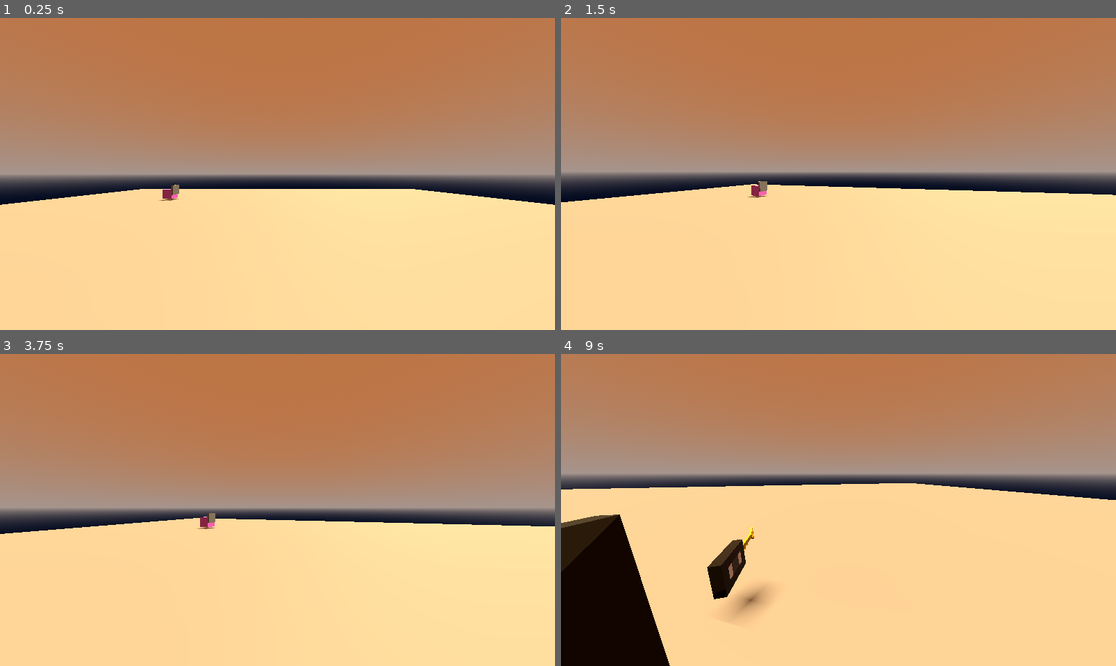
Above: before the commit, frames 1-4 (two rows, left to right).
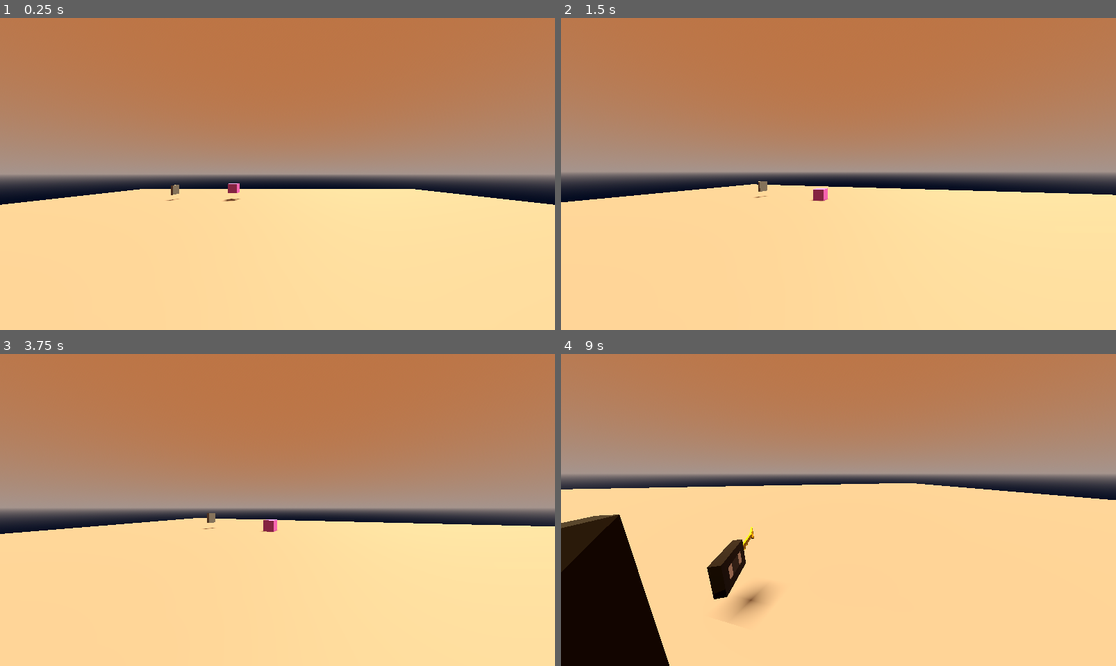
Above: after the commit, the same moments.

Repository: Slippery-Marker/TMTV_SJ2025
Game: Godot game, scene res://Scenes/Levels/test.tscn
The game is run twice, just before and just after one commit, with the same random seed, the same clock (stepped at 60 frames per second) and the same inputs. The project has no main scene, so this scene is started directly.
Inputs (mouse positions are in pixels of both pictures, inside the frame that each line leads up to):
- Up to frame 1 (0.25 s): no input
- Up to frame 2 (1.5 s): move the mouse to (866, 174) at 0.52 s; hold W (mforward) from 0.53 s (still down); tap F (int1) at 0.6 s; tap Space (jump) at 0.77 s; move the mouse to (810, 174) at 1.27 s; tap Tab (act4) at 1.35 s
- Up to frame 3 (3.75 s): tap Space (jump) at 1.52, 2.75, 3.02 s; tap F (int1) at 1.55, 2.1, 2.85 s; tap Enter at 2, 3.5 s; move the mouse to (333, 441) at 2.02 s; release W (mforward) at 2.03 s; hold D (mrightward) 2.03-2.78 s; move the mouse to (249, 572) at 2.77 s; hold W (mforward) 2.78-3.53 s; move the mouse to (444, 556) at 3.52 s; hold A (mleftward) from 3.53 s (still down); hold Tab (act4) from 3.53 s (still down)
- Up to frame 4 (9 s): tap Space (jump) at 3.77, 4.52, 6.02, 6.5, 6.77, 7.52, 8 s; tap F (int1) at 3.8, 4.35, 5.1, 6.05, 6.6, 7.35, 8.3, 8.85 s; move the mouse to (794, 506) at 4.27 s; release A (mleftward) at 4.28 s; release Tab (act4) at 4.28 s; hold W (mforward) 4.28-5.78 s; move the mouse to (844, 510) at 5.02 s; move the mouse to (816, 503) at 5.77 s; hold D (mrightward) 5.78-6.53 s; tap Tab (act4) at 5.85 s; move the mouse to (960, 494) at 6.52 s; hold W (mforward) 6.53-7.28 s; tap Enter at 7.25 s; move the mouse to (727, 525) at 7.27 s; hold D (mrightward) 7.28-8.03 s; move the mouse to (894, 441) at 8.02 s; hold S (mbackward) 8.03-8.78 s; hold Tab (act4) 8.03-8.78 s; move the mouse to (832, 516) at 8.77 s; hold A (mleftward) from 8.78 s (still down)

The runs differ from the first frame. In frame 1, 0.2% of the frame differs, in the area x 28-44%, y 53-59%; in frame 2, 0.2%, in the area x 33-49%, y 53-59%; in frame 3, 0.2%; in frame 4, less than 0.1%.

Commit message:
more setup (behavior/animator)

Diff:
--- a/Scenes/Levels/test.tscn
+++ b/Scenes/Levels/test.tscn
@@ -24,6 +24,8 @@
 [sub_resource type="StandardMaterial3D" id="StandardMaterial3D_cmgem"]
 albedo_color = Color(1, 0.47058824, 1, 1)
 
+[sub_resource type="BoxShape3D" id="BoxShape3D_jk60j"]
+
 [node name="test" type="Node3D"]
 
 [node name="WorldEnvironment" type="WorldEnvironment" parent="."]
@@ -44,14 +46,6 @@
 transform = Transform3D(1, 0, 0, 0, 1, 0, 0, 0, 1, 0, 1.5596073, 4.665453)
 mouse_sensitivity = 0.3
 
-[node name="TestObject" type="CSGBox3D" parent="."]
-transform = Transform3D(1, 0, 0, 0, 0.9999945, 0.0033161195, 0, -0.0033161195, 0.9999945, -11.70214, 0.6882864, -12.841734)
-material_override = SubResource("StandardMaterial3D_cmgem")
-use_collision = true
-collision_mask = 0
-script = ExtResource("1_1m5gc")
-behavior = 4
-
 [node name="CSGBox3D2" type="CSGBox3D" parent="."]
 transform = Transform3D(0.21, 0, 0, 0, 1, 0, 0, 0, 1, -11.185597, 1.1136947, -12.8467865)
 use_collision = true
@@ -68,3 +62,18 @@
 
 [node name="door" parent="." instance=ExtResource("6_jk60j")]
 transform = Transform3D(1, 0, 0, 0, 1, 0, 0, 0, 1, -6.905409, 0, 1.27)
+
+[node name="RigidBody3D" type="RigidBody3D" parent="."]
+transform = Transform3D(0.9999999, 0, 0, 0, 0.9999944, 0.003316119, 0, -0.003316119, 0.9999944, -4.776402, 1.5664766, -12.841734)
+
+[node name="TestObject" type="CSGBox3D" parent="RigidBody3D"]
+transform = Transform3D(1, 0, 0, 0, 1.0000001, 2.3283064e-10, 0, -2.3283064e-10, 1.0000001, 4.7683716e-07, 0, 0)
+material_override = SubResource("StandardMaterial3D_cmgem")
+use_collision = true
+collision_mask = 0
+script = ExtResource("1_1m5gc")
+behavior = 4
+
+[node name="CollisionShape3D" type="CollisionShape3D" parent="RigidBody3D"]
+transform = Transform3D(1, 0, 0, 0, 1, 2.3283064e-10, 0, -2.3283064e-10, 1, 0, 0, 0)
+shape = SubResource("BoxShape3D_jk60j")
--- a/programs/object_brain.gd
+++ b/programs/object_brain.gd
@@ -1,7 +1,7 @@
 class_name object_brain
 extends Node3D
 enum behaviour{tape=0,tv=1,key=2,lock=3,none=4,unlocked_door=5}
-enum animation{door=0,item=1,toggle=2,none=3}
+enum animation{door=0,item=1,toggle=2,rest=3,none=4}
 @export var behavior:behaviour=behaviour.tape
 @export var _animator:animation=animation.none
 @export var _if_it_has_a_lock: Node3D
@@ -47,6 +47,9 @@
 			var current_position = global_transform.origin
 			current_position.y = _initial_y
 			global_transform.origin = current_position
+			_animator=4
+		4:
+			pass
 func interact() -> void:
 	match behavior:
 		0:
@@ -84,6 +87,8 @@
 				_set_behavior(5)
 			else:
 				printerr("INSUFFICIENT KEYS!")
+		4:
+			pass
 		5:
 			print("Running DOORUNLOCKED interaction logic.")
 			_animator=0
Not shown: 1 places in Scenes/Levels/test.tscn that only renumber resources
